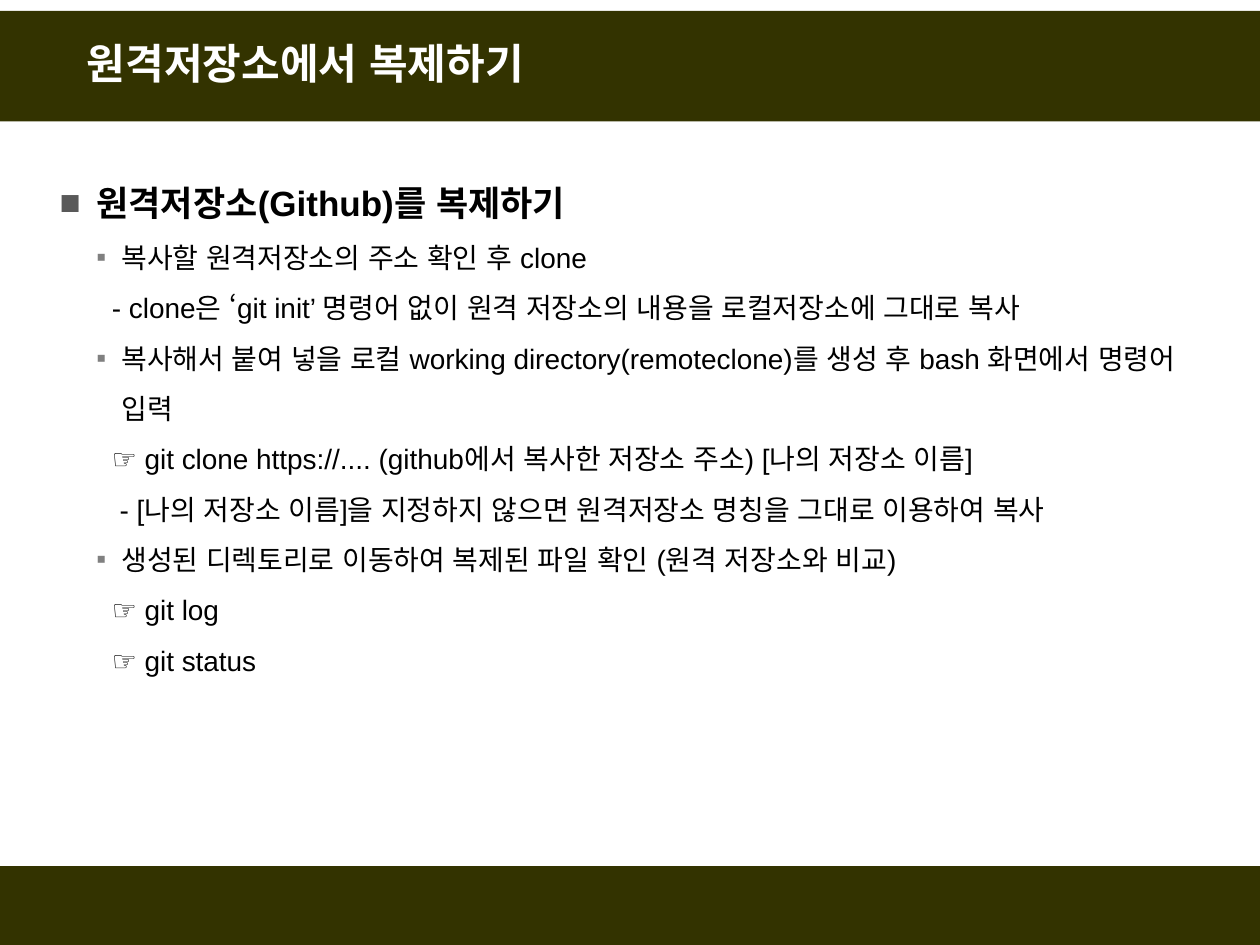
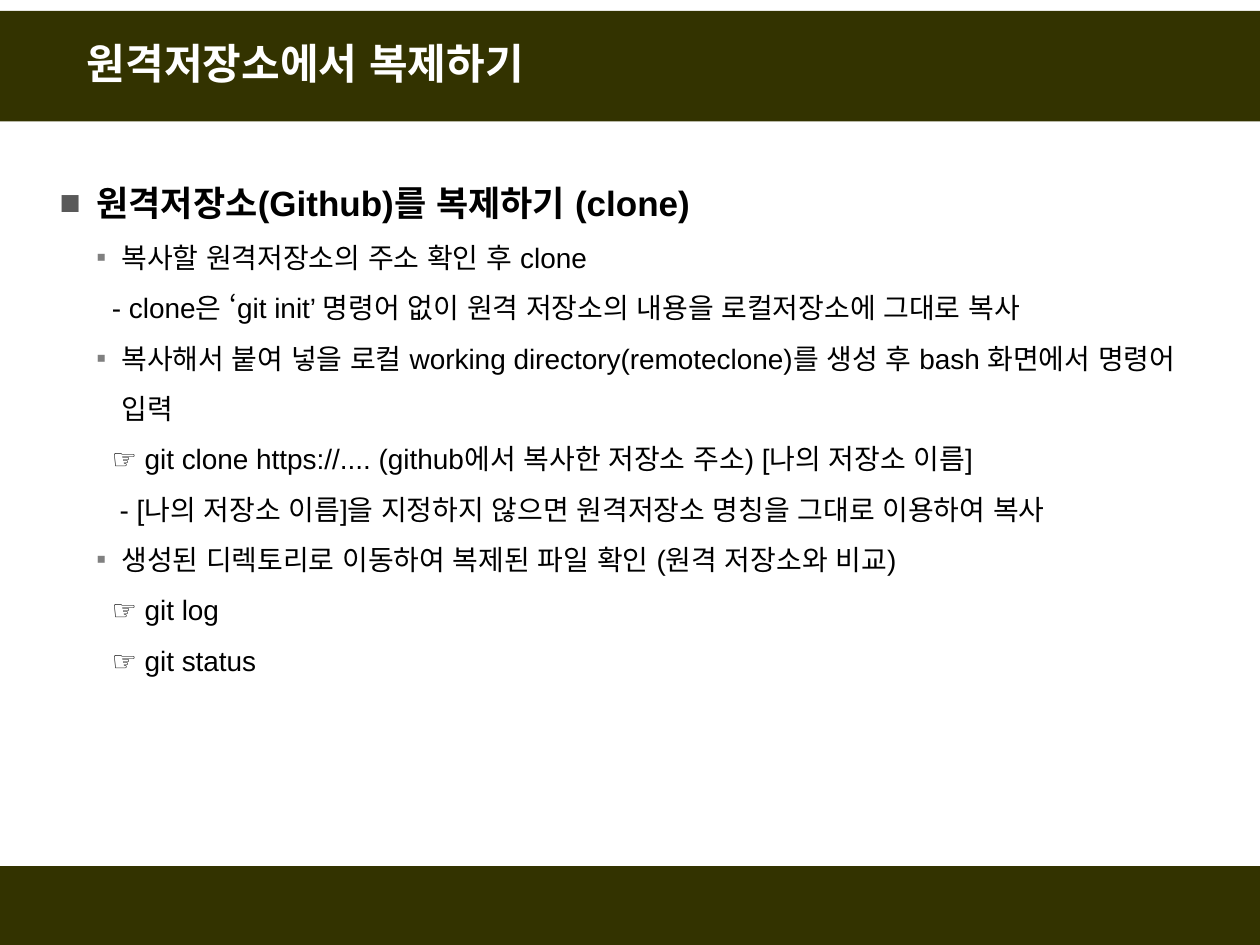
Before and after one commit to fasthill/github-lecture, a slide deck: slide 36 of git및github첫걸음-원격저장소연결.pptx (slide 31 before the commit). Drawn at 1260x945 pixels with LibreOffice and Linux fonts; fonts in the diff are those of the drawing. Boxes give left, top, right and bottom in pixels: in the first picture for what was removed or moved away, otherwise in the second. Text is boxed around its words. In the diff, an @@ line names an element or a change of style, - is before the commit and + after.

```diff
--- a/git및github첫걸음-원격저장소연결.pptx
+++ b/git및github첫걸음-원격저장소연결.pptx
@@ text at [96,186,690,224]: text changed @@
-■ 원격저장소(Github)를 복제하기
+■ 원격저장소(Github)를 복제하기 (clone)
```
Also in this commit, not shown: 5 other slides changed, 11 slides added, 4 slides removed, 3 other files.
